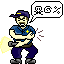
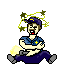
The second (64, 64) image is a revision of the first. Changes to its layers:
hid group "Hit" (2 layers) over [0, 1, 63, 64]
hid "1" (2nd of 5, in "Hit") over [0, 1, 63, 64]
showed group "Dying" (6 layers) over [0, 1, 63, 64]
added layer "2" (3rd of 5, in "Dying") in group "Dying" over [7, 10, 57, 64]
